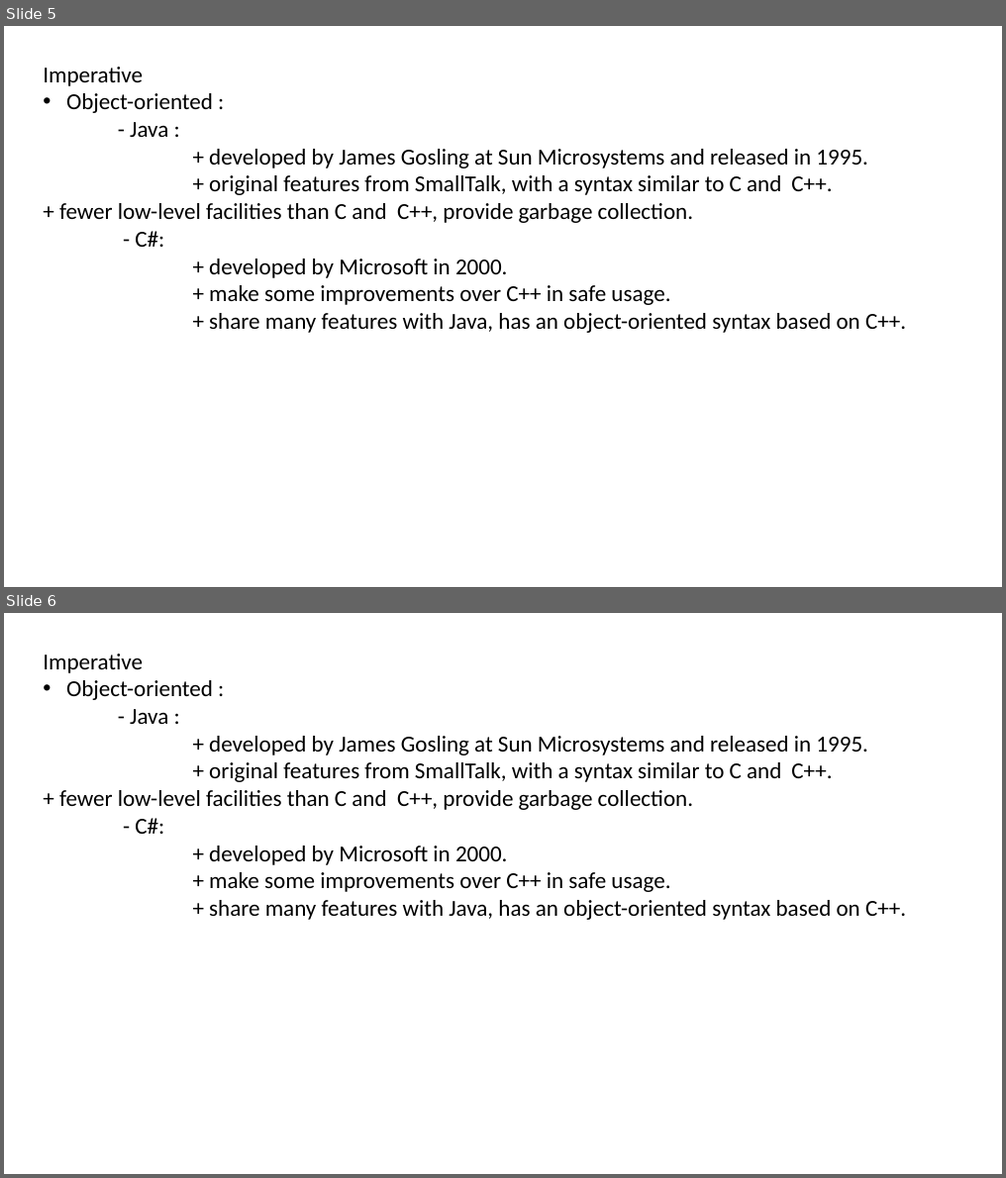
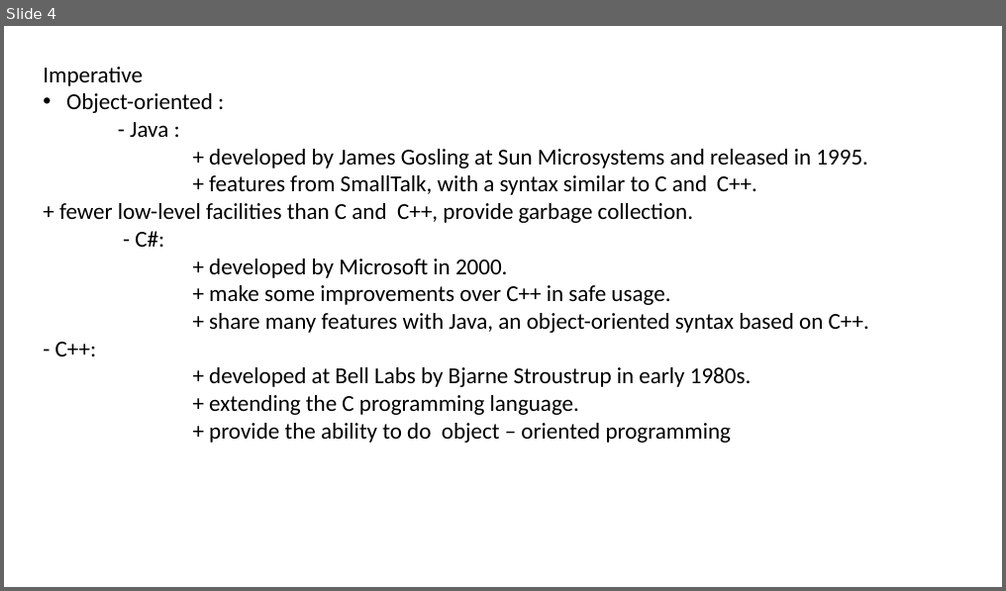
Before and after one commit to nch2698/CS-210, a slide deck: categories.pptx. Shown one above the other, each under a label of ours: slides 5 and 6 before the commit, slide 4 after it. The pictures are 1006x1178 and 1006x591 pixels, drawn with LibreOffice and Linux fonts; fonts in the diff are those of the drawing. Boxes give left, top, right and bottom in pixels: in the first picture for what was removed or moved away, otherwise in the second. Text is boxed around its words. In the diff, an @@ line names an element or a change of style, - is before the commit and + after.

```diff
--- a/categories.pptx
+++ b/categories.pptx
@@ slide 6 removed at (4, 613, 1002, 1174), background #FFFFFF @@
@@ text removed at (43, 654, 906, 920) @@
-Imperative
-• Object-oriented :
-    - Java :
-+ developed by James Gosling at Sun Microsystems and released in 1995.
-+ original features from SmallTalk, with a syntax similar to C and C++. + fewer low-level facilities than C and C++, provide garbage collection.
-- C#:
-+ developed by Microsoft in 2000.
-+ make some improvements over C++ in safe usage.
-+ share many features with Java, has an object-oriented syntax based on C++.
@@ what was slide 5 is now slide 4 @@
@@ slide 4 changed as well @@
@@ text at (59, 175, 757, 223): text changed @@
-+ original features from SmallTalk, with a syntax similar to C and C++. + fewer low-level facilities than C and C++, provide garbage collection.
++ features from SmallTalk, with a syntax similar to C and C++. + fewer low-level facilities than C and C++, provide garbage collection.
@@ text at (55, 313, 869, 443): text changed @@
-+ share many features with Java, has an object-oriented syntax based on C++.
++ share many features with Java, an object-oriented syntax based on C++. - C++:
++ developed at Bell Labs by Bjarne Stroustrup in early 1980s.
++ extending the C programming language.
++ provide the ability to do object – oriented programming
```
Also in this commit, not shown: 4 other slides changed, 1 slide added, 1 other slide removed.
